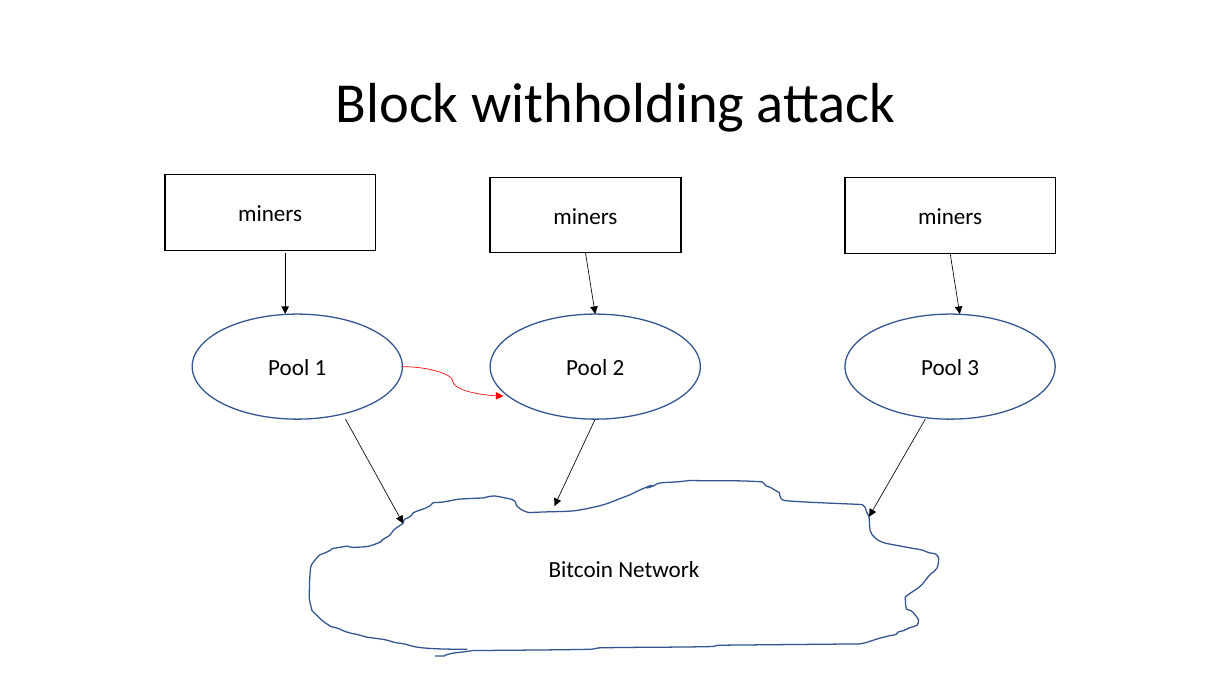
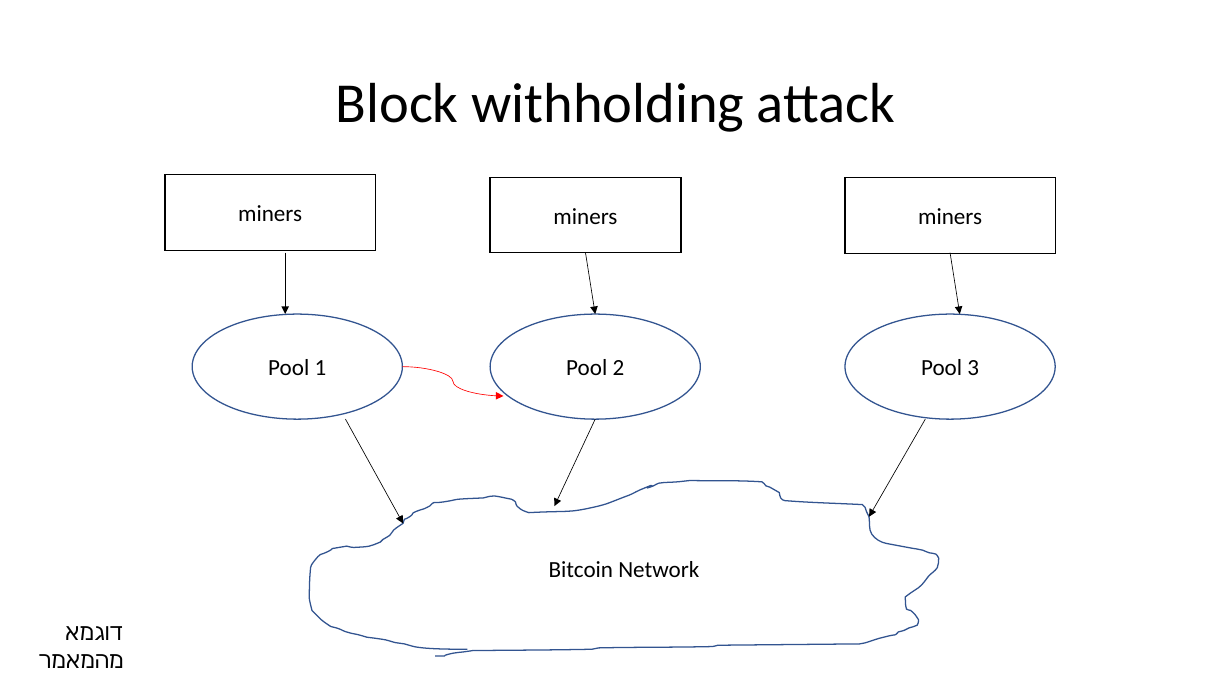
Before and after one commit to eliyahulevi/BitcoinPresentation, a slide deck: slide 16 of The miner’s dilemma.pptx. Drawn at 1232x693 pixels with LibreOffice and Linux fonts; fonts in the diff are those of the drawing; background and template pictures are left out. Boxes give left, top, right and bottom in pixels: in the first picture for what was removed or moved away, otherwise in the second. Text is boxed around its words. In the diff, an @@ line names an element or a change of style, - is before the commit and + after.

```diff
--- a/The miner’s dilemma.pptx
+++ b/The miner’s dilemma.pptx
@@ text added at [39, 626, 124, 668], 18 pt, text #000000 @@
+דוגמא מהמאמר
```
Also in this commit, not shown: 4 other slides changed.
